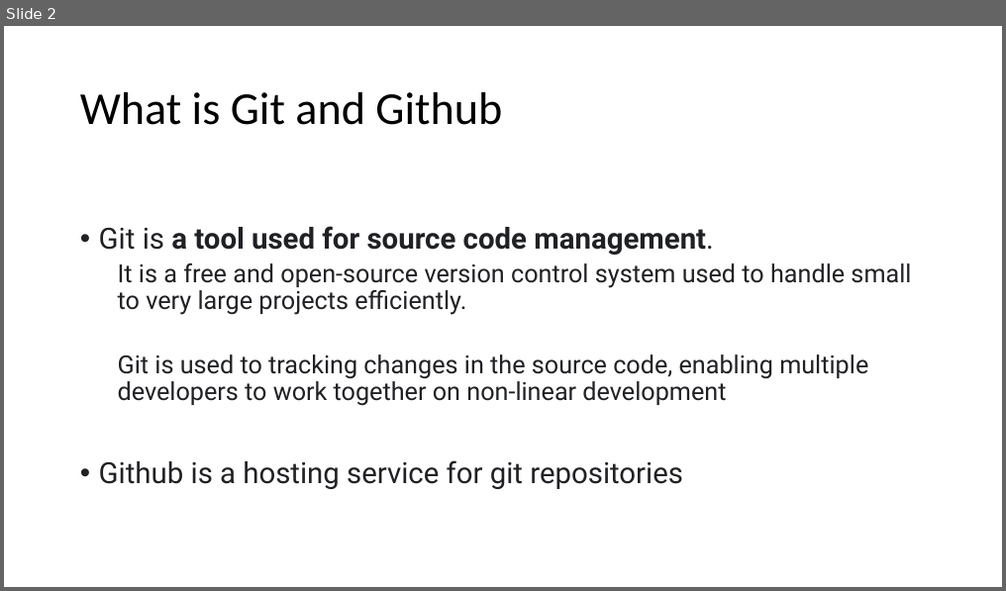
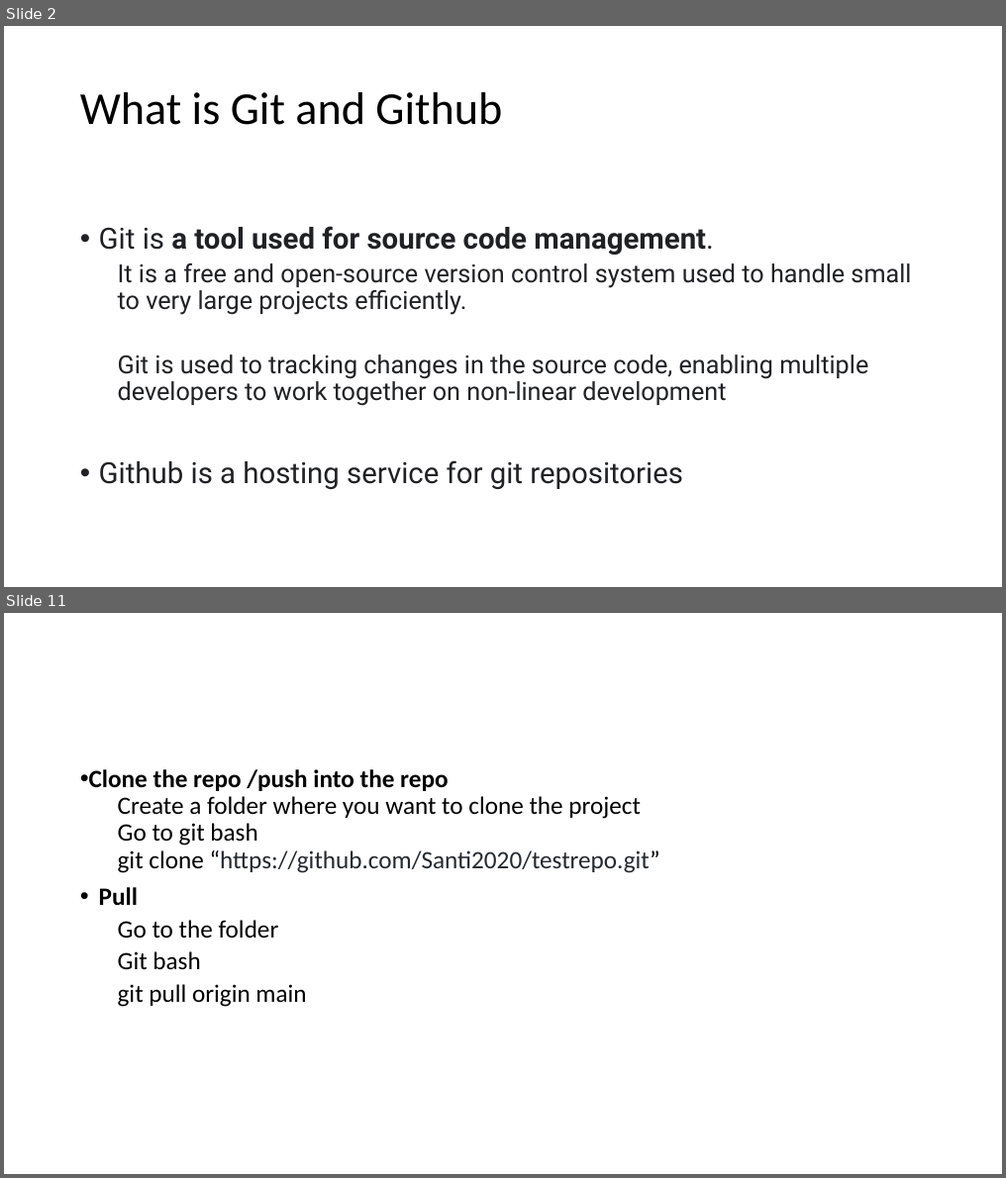
Before and after one commit to Santi2020/Study-Notes, a slide deck: Git_And_GitHub_Demo.docx.pptx. Shown one above the other, each under a label of ours: slide 2 before the commit, slides 2 and 11 after it; the slides between them are not shown. The pictures are 1006x591 and 1006x1178 pixels, drawn with LibreOffice and Linux fonts; fonts in the diff are those of the drawing. Boxes give left, top, right and bottom in pixels: in the first picture for what was removed or moved away, otherwise in the second. Text is boxed around its words. In the diff, an @@ line names an element or a change of style, - is before the commit and + after.

```diff
--- a/Git_And_GitHub_Demo.docx.pptx
+++ b/Git_And_GitHub_Demo.docx.pptx
@@ slide 11 added at <box>4,613,1002,1174</box>, background #FFFFFF @@
@@ text added at <box>89,769,660,1007</box>, 24 pt, text #000000 @@
+• Clone the repo /push into the repo
+  Create a folder where you want to clone the project
+  Go to git bash
+  git clone “https://github.com/Santi2020/testrepo.git”
+• Pull
+  Go to the folder
+  Git bash
+  git pull origin main
```
Also in this commit, not shown: 11 other slides added, 12 slides removed, 1 other file.
